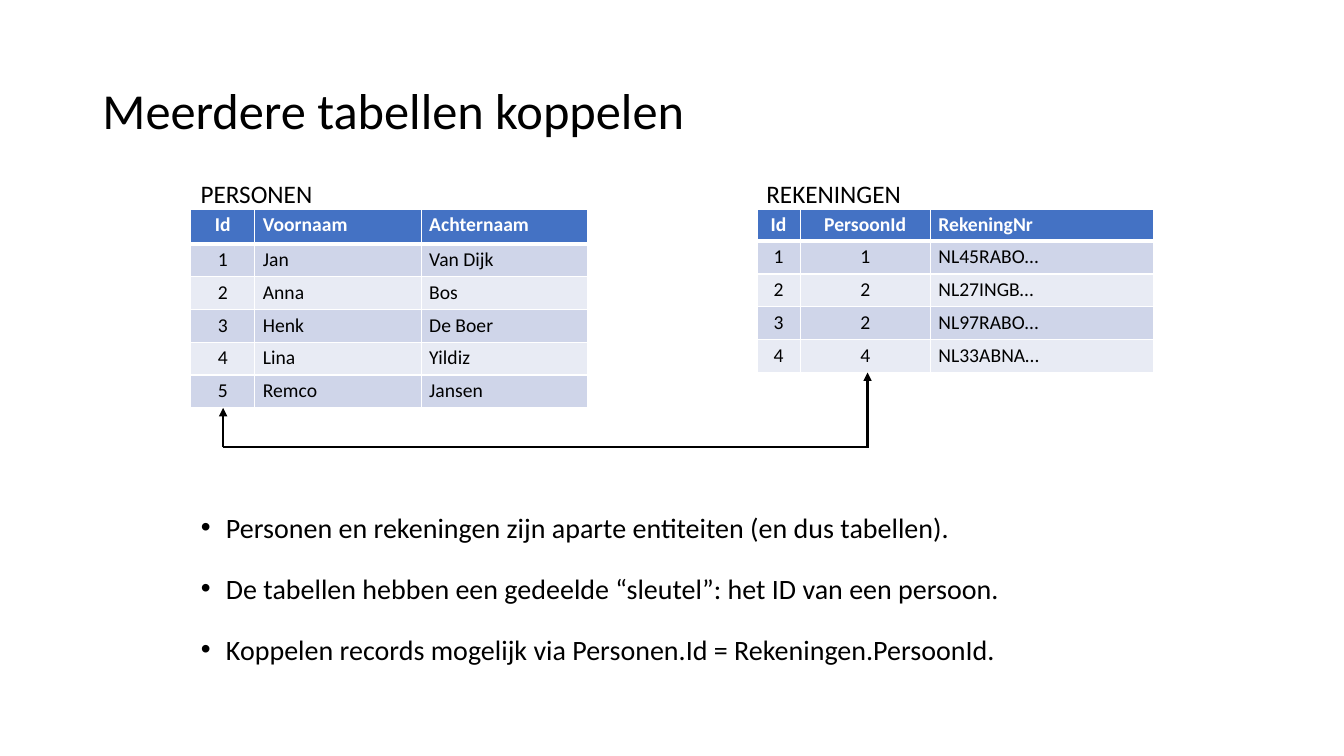
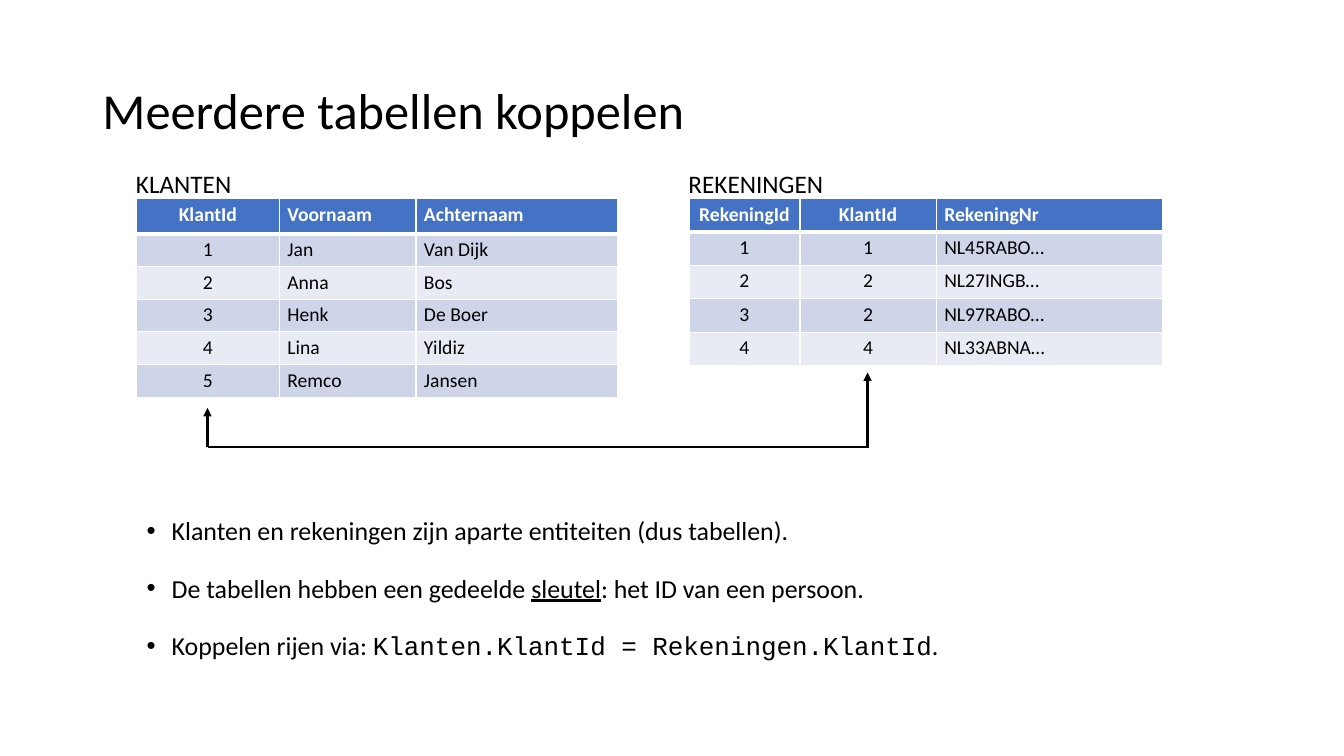
Before and after one commit to LFKoning/knowledge-sharing, a slide deck: slide 31 of sql/sql_introductie.pptx (slide 28 before the commit). Drawn at 1344x756 pixels with LibreOffice and Linux fonts; fonts in the diff are those of the drawing. Boxes give left, top, right and bottom in pixels: in the first picture for what was removed or moved away, otherwise in the second. Text is boxed around its words. In the diff, an @@ line names an element or a change of style, - is before the commit and + after.

```diff
--- a/sql/sql_introductie.pptx
+++ b/sql/sql_introductie.pptx
@@ text at box(136, 176, 231, 200): text changed @@
-PERSONEN
+KLANTEN
@@ text "REKENINGEN" rewrapped from box(766, 186, 901, 203) to box(688, 176, 823, 200) @@
@@ table at box(136, 199, 618, 397) @@
-row 1, column 1: Id
+row 1, column 1: KlantId
@@ table: place and size @@
-table at box(191, 209, 588, 407)
+table at box(136, 199, 618, 397)
@@ table at box(690, 199, 1163, 366) @@
-row 1, column 1: Id
+row 1, column 1: RekeningId
-row 1, column 2: PersoonId
+row 1, column 2: KlantId
@@ table: place and size @@
-table at box(757, 209, 1154, 372)
+table at box(690, 199, 1163, 366)
@@ arrow moved from (223, 448) - (223, 408) to (208, 448) - (208, 408) @@
@@ line moved from (223, 448) - (868, 448) to (208, 448) - (868, 448) @@
@@ text at box(172, 521, 938, 661): text changed; size 20 to 18.5 pt @@
-• Personen en rekeningen zijn aparte entiteiten (en dus tabellen).
-• De tabellen hebben een gedeelde “sleutel”: het ID van een persoon.
-• Koppelen records mogelijk via Personen.Id = Rekeningen.PersoonId.
+• Klanten en rekeningen zijn aparte entiteiten (dus tabellen).
+• De tabellen hebben een gedeelde sleutel: het ID van een persoon.
+• Koppelen rijen via: Klanten.KlantId = Rekeningen.KlantId.
```
Also in this commit, not shown: 48 other slides changed, 8 slides added, 2 slides removed.
